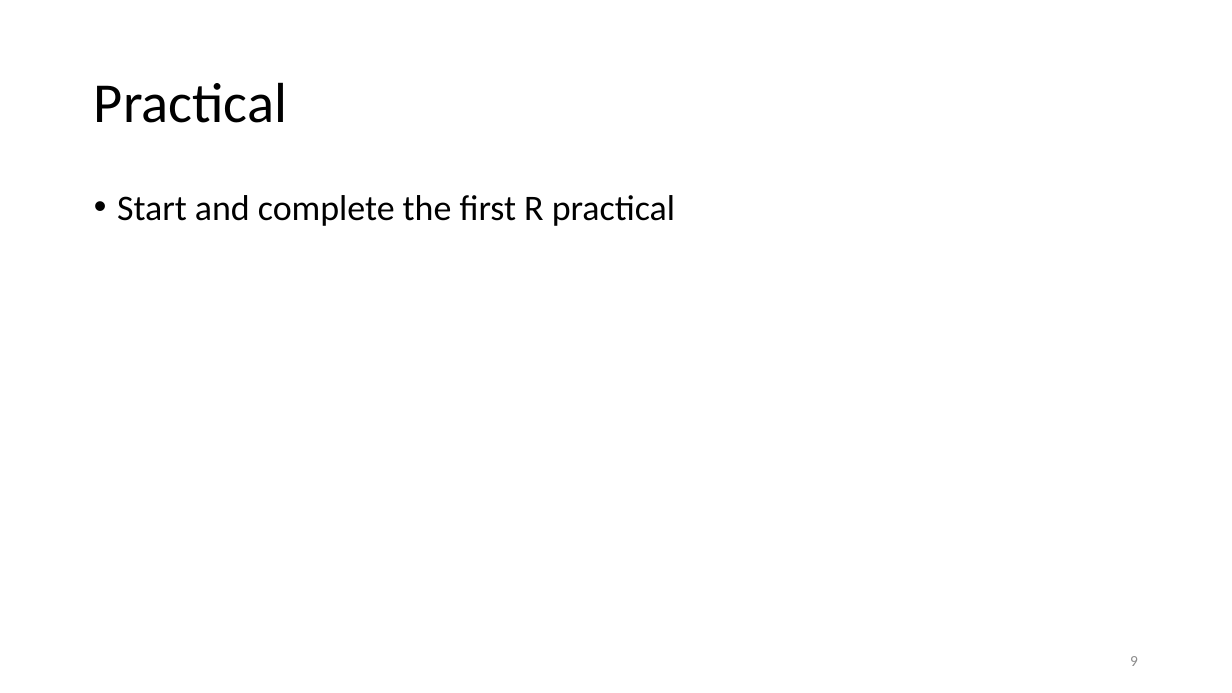
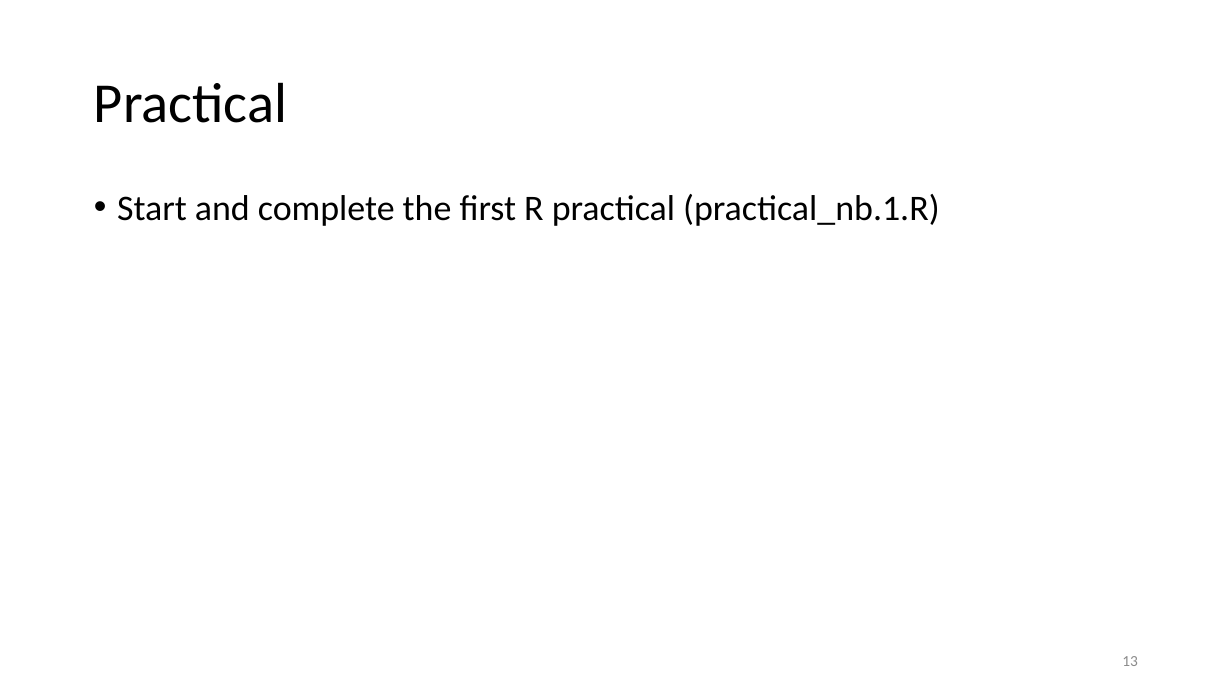
Before and after one commit to jpwhalley/GMS_Stats_Course, a slide deck: slide 13 of 3_Introduction_Bayesian_Modelling/practical_nb.1.pptx (slide 9 before the commit). Drawn at 1232x693 pixels with LibreOffice and Linux fonts; fonts in the diff are those of the drawing. Boxes give left, top, right and bottom in pixels: in the first picture for what was removed or moved away, otherwise in the second. Text is boxed around its words. In the diff, an @@ line names an element or a change of style, - is before the commit and + after.

Commit message:
this power point introduces practical 1 (in R)

```diff
--- a/3_Introduction_Bayesian_Modelling/practical_nb.1.pptx
+++ b/3_Introduction_Bayesian_Modelling/practical_nb.1.pptx
@@ text at <box>117,194,939,226</box>: text changed @@
-• Start and complete the first R practical
+• Start and complete the first R practical (practical_nb.1.R)
@@ page number at <box>1122,656,1138,666</box>: text changed @@
-9
+13
```
Also in this commit, not shown: 1 other slide changed, 5 slides added, 1 slide removed.
